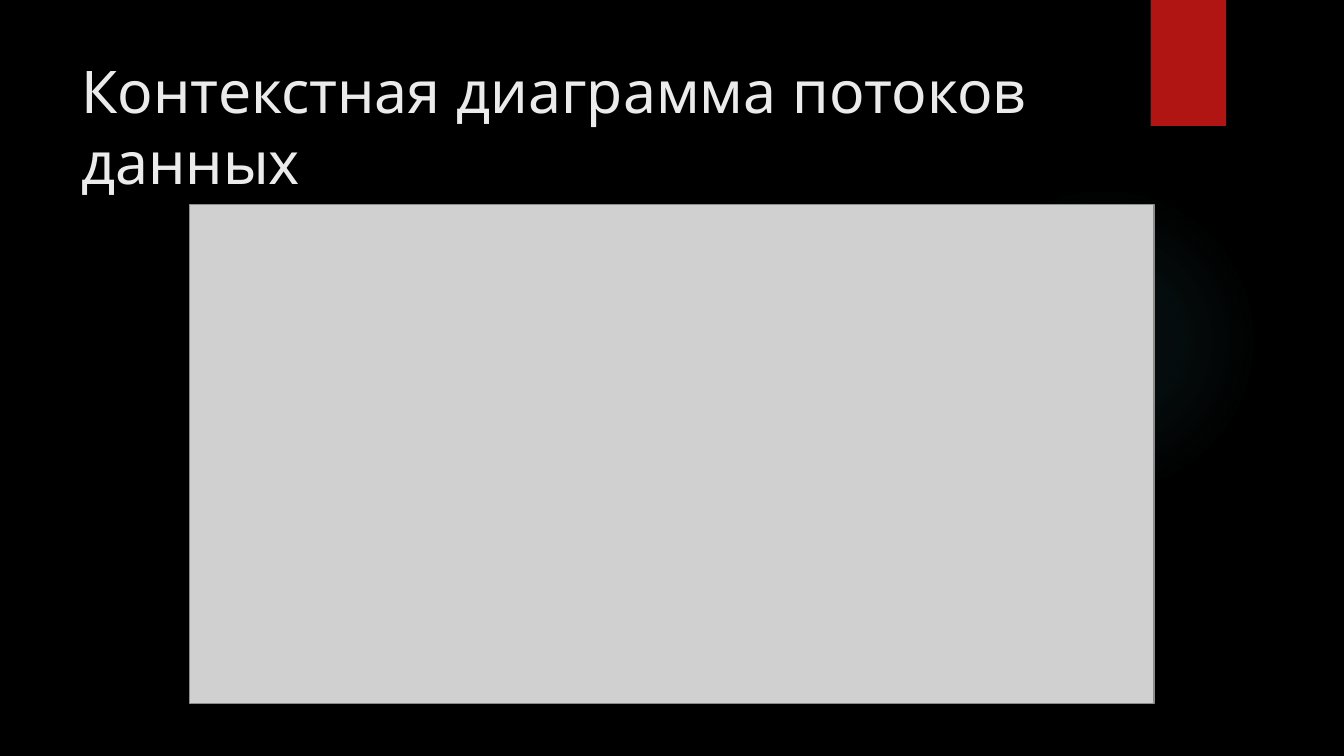
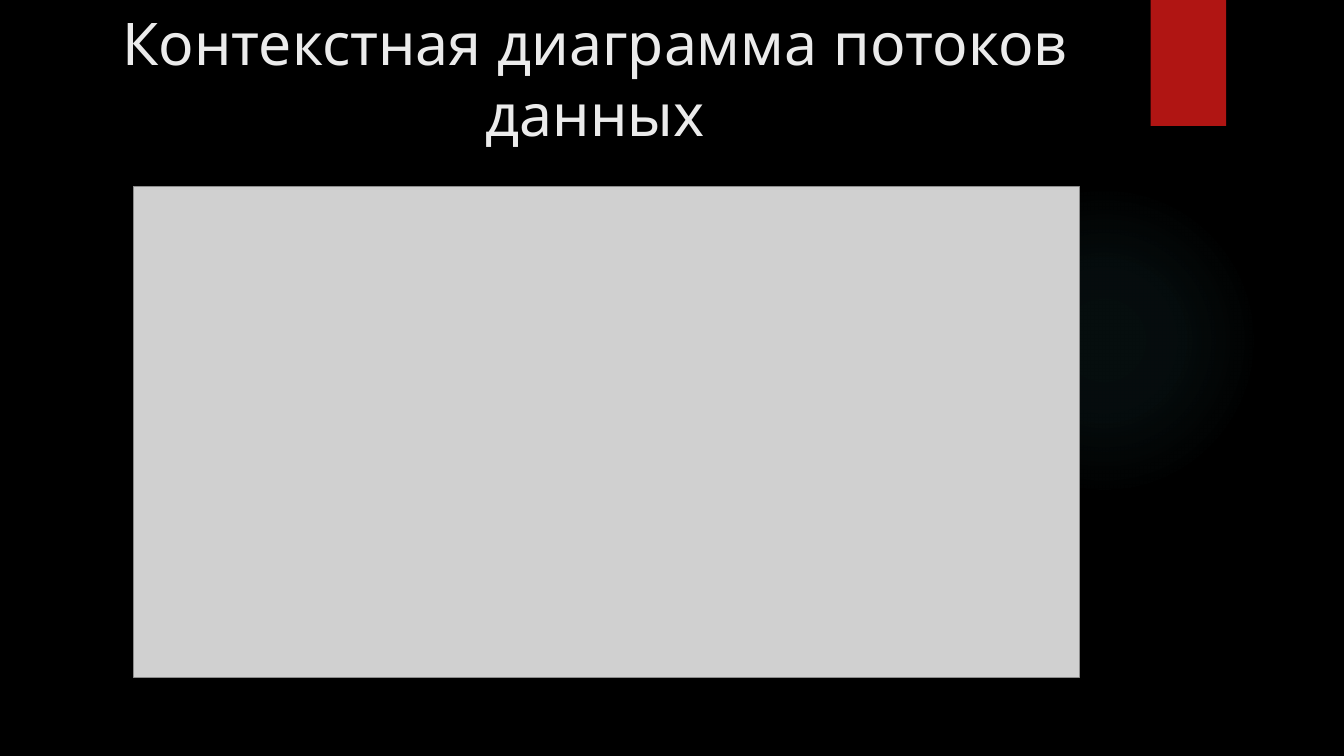
Before and after one commit to GENDOSMAL/Diplom, a slide deck: slide 5 of Documentation/Презентация к защите.pptx (slide 6 before the commit). Drawn at 1344x756 pixels with LibreOffice and Linux fonts; fonts in the diff are those of the drawing; grey boxes stand for pictures; background and template pictures are left out. Boxes give left, top, right and bottom in pixels: in the first picture for what was removed or moved away, otherwise in the second. Text is boxed around its words. In the diff, an @@ line names an element or a change of style, - is before the commit and + after.

```diff
--- a/Documentation/Презентация к защите.pptx
+++ b/Documentation/Презентация к защите.pptx
@@ title "Контекстная диаграмма потоков данных": place and size @@
-title "Контекстная диаграмма потоков данных" at [81,71,1027,195]
+title "Контекстная диаграмма потоков данных" at [122,23,1068,147]
@@ title "Контекстная диаграмма потоков данных" at [122,23,1068,147]: alignment left to centre @@
@@ picture: place and size @@
-picture at [190,205,1153,704]
+picture at [133,187,1080,677]
```
Also in this commit, not shown: 7 other slides changed, 4 slides added, 4 slides removed, 1 other file.
